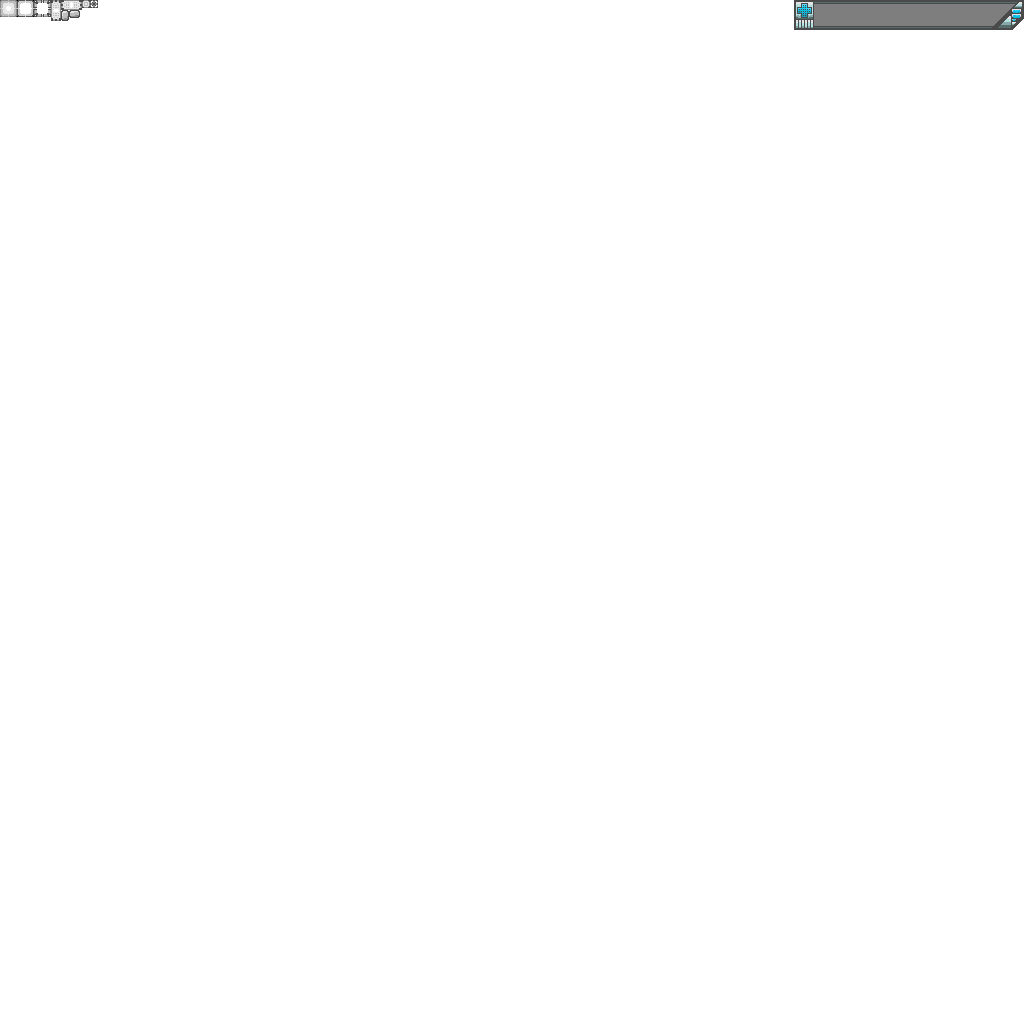
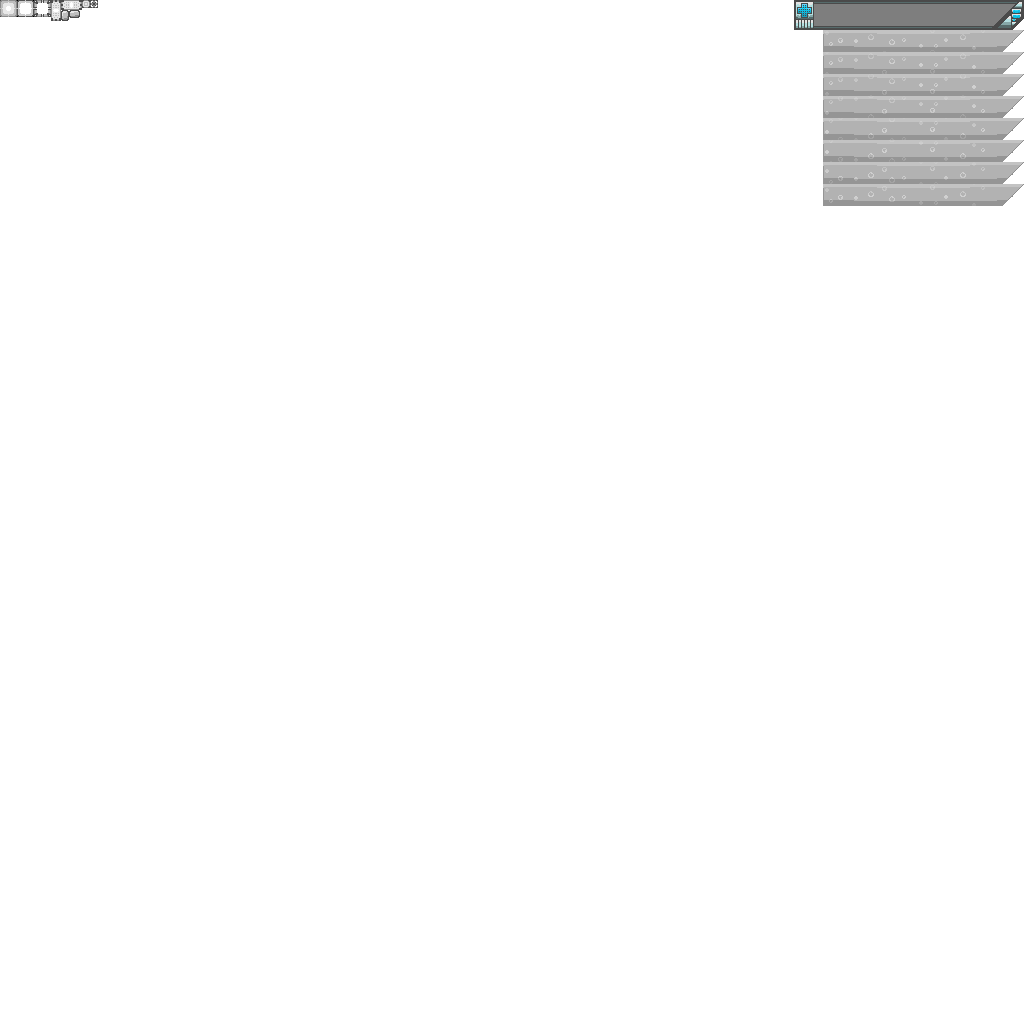
Layer changes from the first (1024, 1024) image to the second:
added layer "Bubbles" (addition) above "Health.Foreground" over [825, 30, 985, 206]
added layer "Health.Foreground" above "Health.Background" over [823, 30, 1024, 206]
